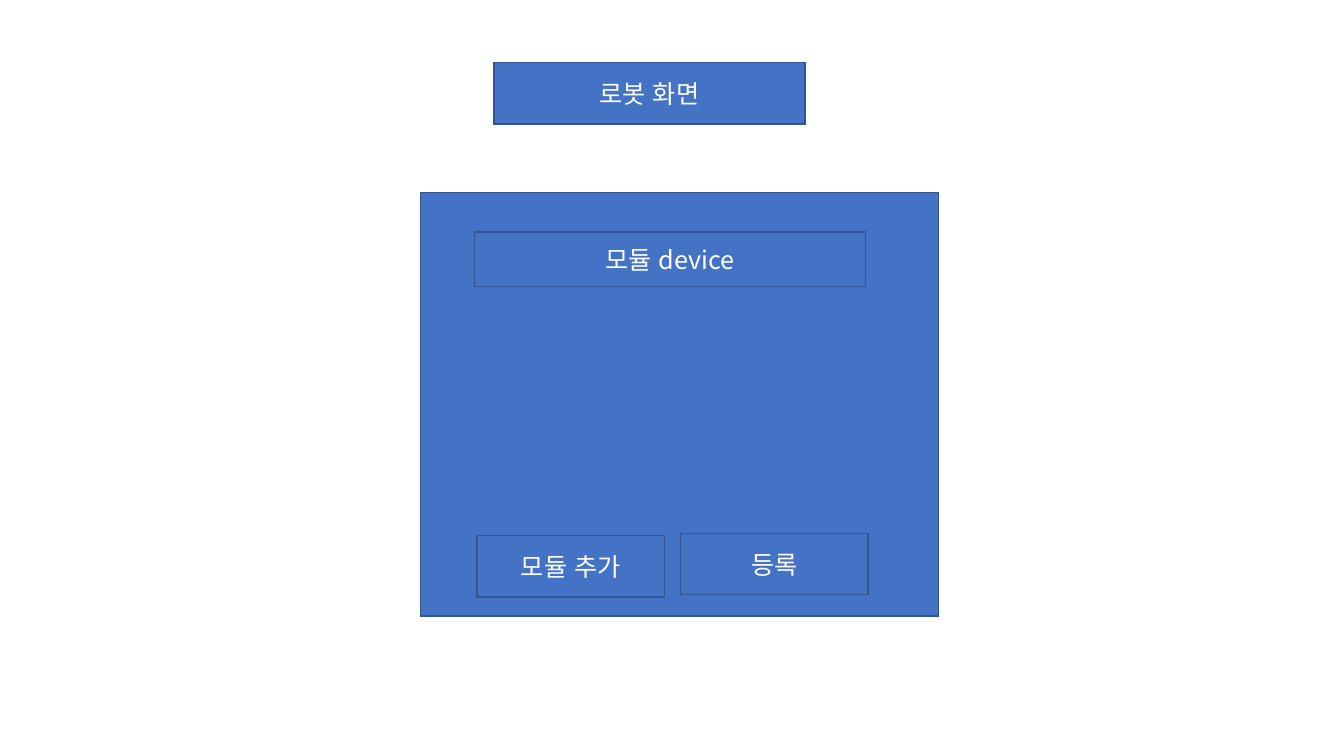
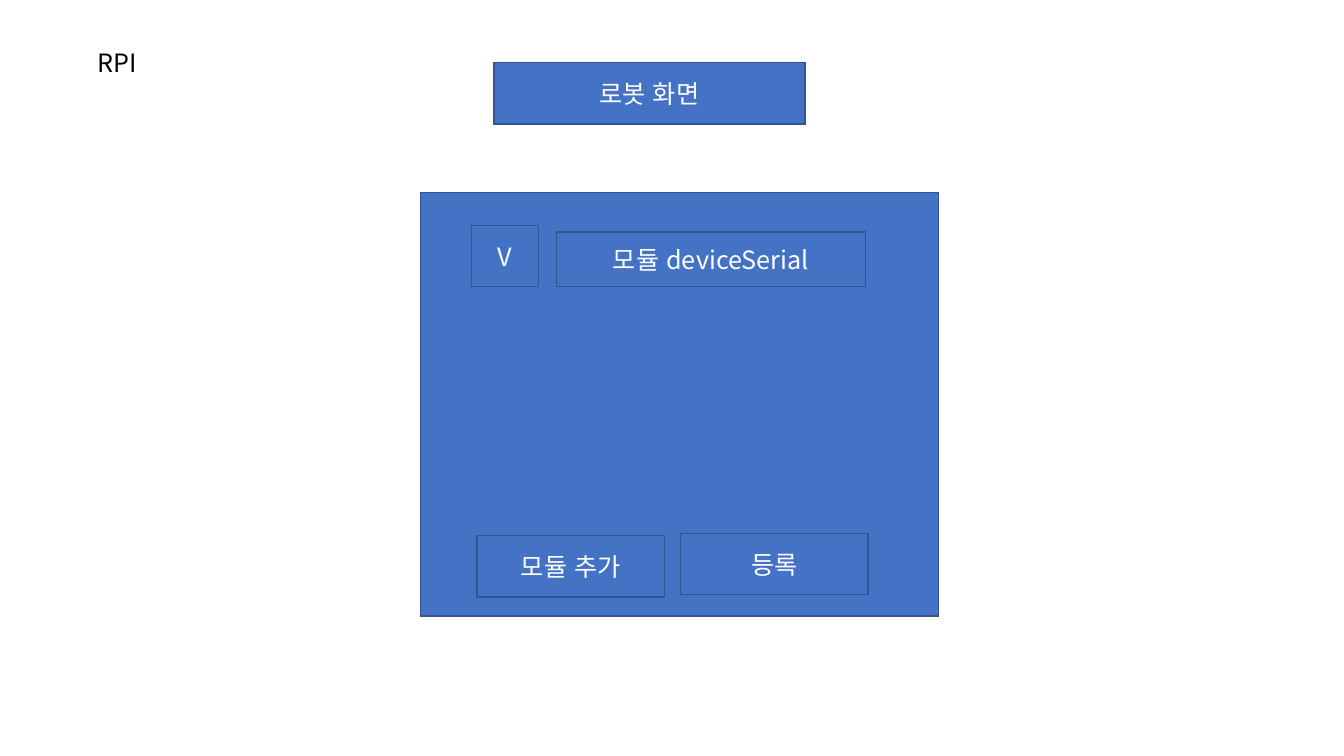
Before and after one commit to SSAFY5-free/FHTH_free, a slide deck: slide 6 of AWS/document/목업.pptx. Drawn at 1344x756 pixels with LibreOffice and Linux fonts; fonts in the diff are those of the drawing. Boxes give left, top, right and bottom in pixels: in the first picture for what was removed or moved away, otherwise in the second. Text is boxed around its words. In the diff, an @@ line names an element or a change of style, - is before the commit and + after.

```diff
--- a/AWS/document/목업.pptx
+++ b/AWS/document/목업.pptx
@@ text added at (98, 53, 137, 72), 18 pt, text #000000 @@
+RPI
@@ rectangle added at (472, 226, 538, 287), fill #4472C4, outline #325491 1 pt, 18 pt, text #FFFFFF @@
+V
@@ rectangle "모듈 deviceSerial": place and size @@
-rectangle "모듈 deviceSerial" at (475, 232, 866, 287)
+rectangle "모듈 deviceSerial" at (557, 232, 866, 287)
@@ text in rectangle at (613, 249, 808, 271): text changed @@
-모듈 device
+모듈 deviceSerial
```
Also in this commit, not shown: 24 other files.
